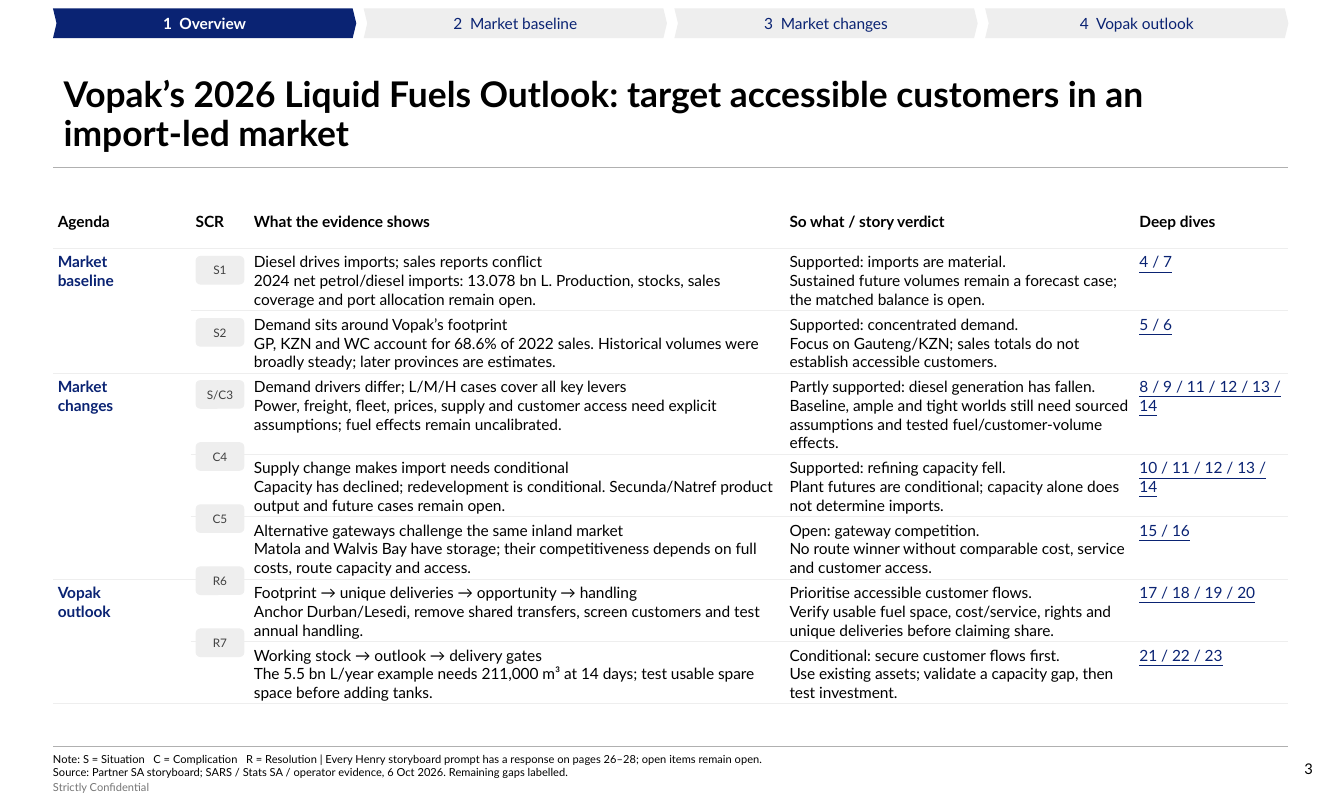
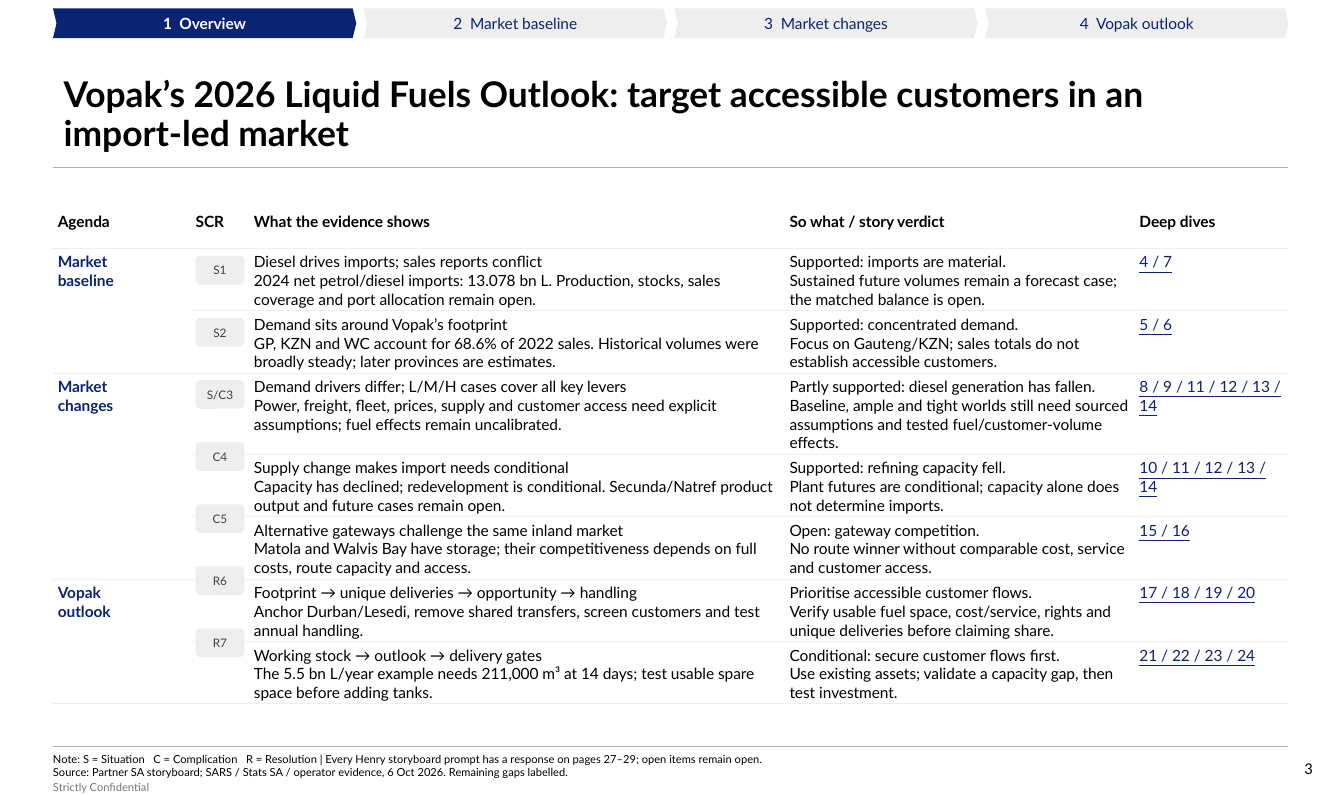
Before and after one commit to Africa-International-Advisors/liquid_fuels_model, a slide deck: slide 3 of pptx/output/delivered/Vopak_Week1_Convergence_2026_10_06.pptx. Drawn at 1344x795 pixels with LibreOffice and Linux fonts; fonts in the diff are those of the drawing; background and template pictures are left out. Boxes give left, top, right and bottom in pixels: in the first picture for what was removed or moved away, otherwise in the second. Text is boxed around its words. In the diff, an @@ line names an element or a change of style, - is before the commit and + after.

```diff
--- a/pptx/output/delivered/Vopak_Week1_Convergence_2026_10_06.pptx
+++ b/pptx/output/delivered/Vopak_Week1_Convergence_2026_10_06.pptx
@@ table at box(53, 208, 1289, 705) @@
-row 8, column 5: 21 / 22 / 23
+row 8, column 5: 21 / 22 / 23 / 24
@@ text at box(53, 755, 762, 778): text changed @@
-Note: S = Situation C = Complication R = Resolution | Every Henry storyboard prompt has a response on pages 26–28; open items remain open.
-Source: Partner SA storyboard; SARS / Stats SA / operator evidence, 6 Oct 2026. Remaining gaps labelled.
+Note: S = Situation C = Complication R = Resolution | Every Henry storyboard prompt has a response on pages 27–29; open items remain open.
+Source: Partner SA storyboard; SARS / Stats SA / operator evidence, 6 Oct 2026. Remaining gaps labelled.
```
Also in this commit, not shown: 4 other slides changed, 1 slide added, 10 other files.
